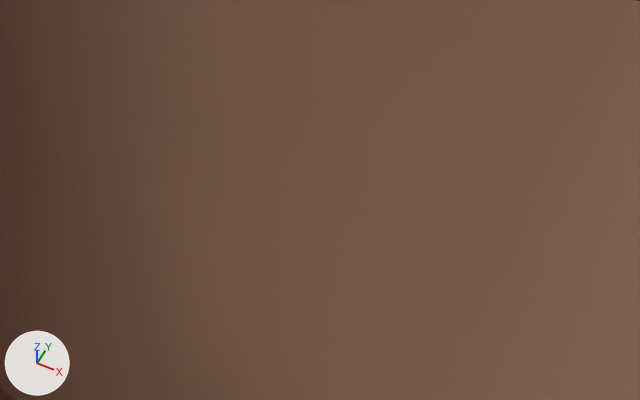
An edit to the Blender file VERBA/orin_head_build/orin_head_editable.blend, drawn before and after from the same camera.
Rendered twice from a camera (50 mm lens) standing at (0.00027, -0.17748, -0.14637) and looking at (0.00002, -0.17698, -0.14699). Lighting does not change. The marker at lower left points along +X, +Y and +Z. The first picture is the older version.

The older version as bpy lines, for what is in view:
```python
me_orin_cc0_facialtopology = bpy.data.meshes.new('ORIN_CC0_FacialTopology')
me_orin_cc0_facialtopology.from_pydata(...)  # 4306 vertices, 4280 faces; spans x -0.18..0.18, y -0.212..0.212, z -0.26..0.26
me_orin_cc0_facialtopology.polygons.foreach_set('use_smooth', [True] * 4280)
# faces by material slot: [4230, 50]
me_orin_cc0_facialtopology.materials.append(mat_orin_warmumberskin)  # brown #9e7763
me_orin_cc0_facialtopology.materials.append(mat_orin_oralcavity)  # brown #4b2d28
ob_orin_anatomicalhead = bpy.data.objects.new('Orin_AnatomicalHead', me_orin_cc0_facialtopology)
ob_orin_anatomicalhead.location = (0.0, 0.0, 0.0)
```
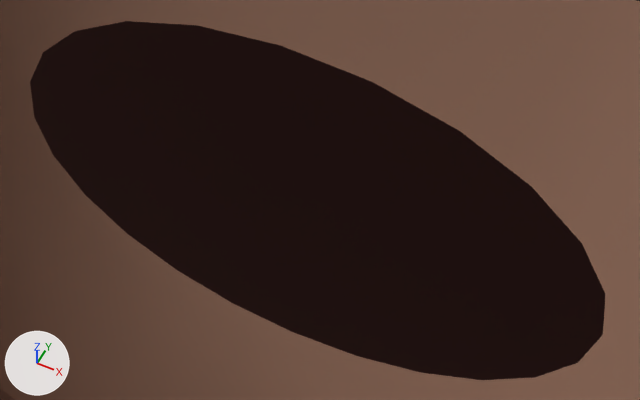
The change, as a diff of the scene's bpy script:
```diff
--- a/VERBA/orin_head_build/orin_head_editable.blend.py
+++ b/VERBA/orin_head_build/orin_head_editable.blend.py
@@ mat_orin_interiordeepumber @@
+mat_orin_interiordeepumber = principled_material('Orin_InteriorDeepUmber')
+mat_orin_interiordeepumber.base_color = (0.045, 0.012, 0.012)  # brown #3c1d1d
+mat_orin_interiordeepumber.roughness = 0.86
@@ me_orin_orallining @@
+me_orin_orallining.from_pydata(...)  # 25 vertices, 24 faces; spans x -0.0003..0.0003, y -0.177, z -0.1472..-0.1468
+me_orin_orallining.materials.append(mat_orin_interiordeepumber)  # brown #3c1d1d
@@ ob_orin_mouthinterior @@
+ob_orin_mouthinterior = bpy.data.objects.new('Orin_MouthInterior', me_orin_orallining)
+ob_orin_mouthinterior.location = (0.0, 0.0, 0.0)
```

What differs and where, as boxes [x1, y1, x2, y2] in the pictures (640 x 400 px):
'Orin_MouthInterior', added: after [30, 21, 605, 380]
